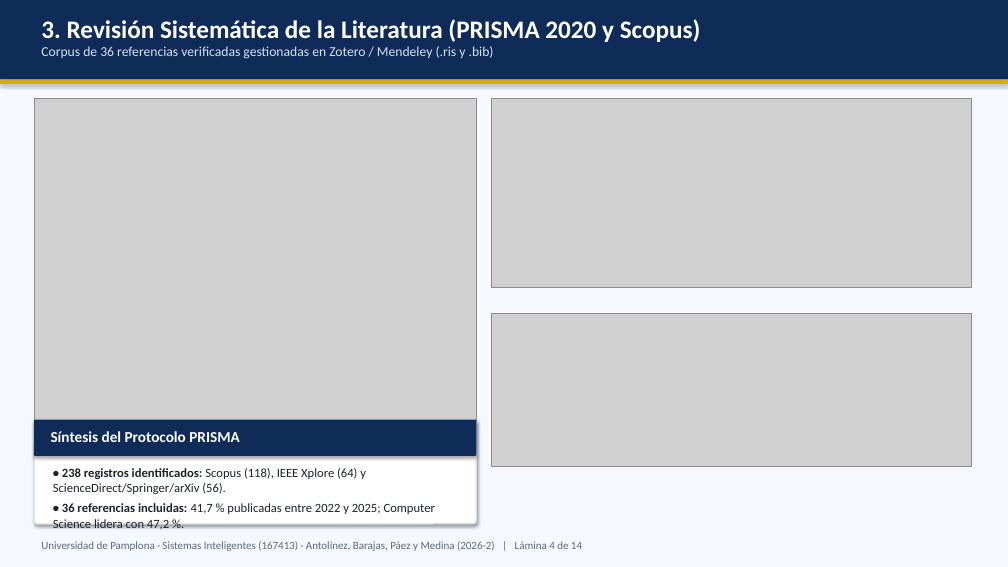
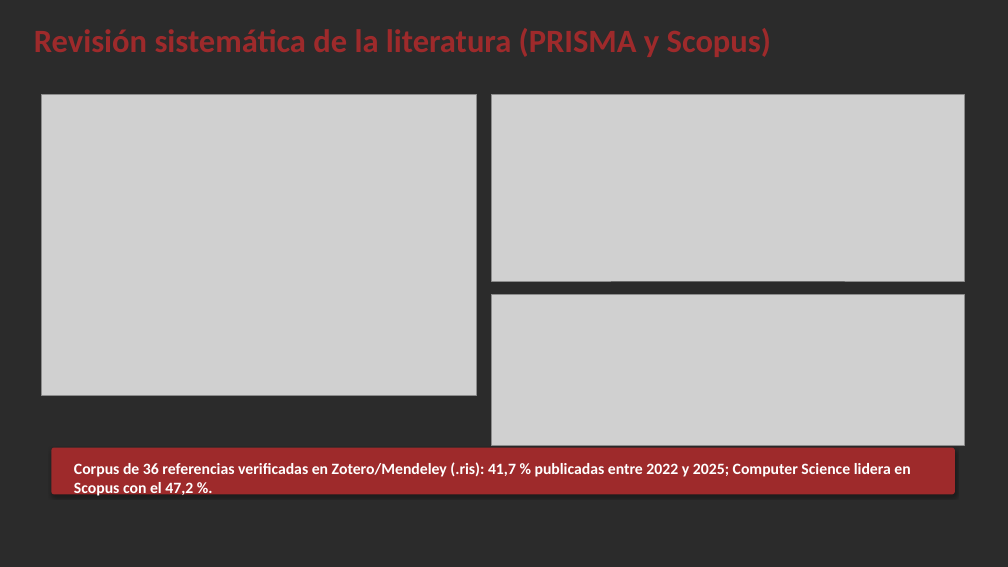
Before and after one commit to The1Poi/demanda-la-parada, a slide deck: slide 4 of entregables_defensa/02_Presentacion_Defensa/Presentacion_Defensa_Demanda_La_Parada.pptx. Drawn at 1008x567 pixels with LibreOffice and Linux fonts; fonts in the diff are those of the drawing; grey boxes stand for pictures; background and template pictures are left out; a plain dark background stands for a picture behind light text. Boxes give left, top, right and bottom in pixels: in the first picture for what was removed or moved away, otherwise in the second. Text is boxed around its words. In the diff, an @@ line names an element or a change of style, - is before the commit and + after.

Commit message:
fix(entregables): Resumen/Abstract en 1 columna antes de Introduccion y plantilla oficial Unipamplona en PPTX

```diff
--- a/entregables_defensa/02_Presentacion_Defensa/Presentacion_Defensa_Demanda_La_Parada.pptx
+++ b/entregables_defensa/02_Presentacion_Defensa/Presentacion_Defensa_Demanda_La_Parada.pptx
@@ background #FFFFFF to picture (left out) @@
@@ rectangle removed at box(0, 0, 1008, 567) @@
@@ rectangle removed at box(0, 0, 1008, 79) @@
@@ text at box(34, 28, 771, 57): text changed; size 13 to 31 pt; text colour #D2E1F5 to #9E2A2B; bold on @@
-3. Revisión Sistemática de la Literatura (PRISMA 2020 y Scopus)
-Corpus de 36 referencias verificadas gestionadas en Zotero / Mendeley (.ris y .bib)
+Revisión sistemática de la literatura (PRISMA y Scopus)
@@ rectangle removed at box(0, 79, 1008, 84) @@
@@ picture: place and size @@
-picture at box(34, 98, 476, 439)
+picture at box(42, 95, 476, 395)
@@ picture: place and size @@
-picture at box(492, 98, 972, 288)
+picture at box(492, 95, 964, 281)
@@ picture: place and size @@
-picture at box(492, 314, 972, 467)
+picture at box(492, 295, 964, 446)
@@ rounded rectangle removed at box(34, 420, 476, 524) @@
@@ rounded rectangle removed at box(34, 420, 476, 456) @@
@@ text removed at box(51, 431, 240, 442) @@
-Síntesis del Protocolo PRISMA
@@ rounded rectangle added at box(51, 448, 955, 495), fill #9E2A2B @@
@@ text at box(74, 462, 910, 497): text changed; size 12 to 15 pt; text colour #1C232D to #FFFFFF; bold on @@
-• 238 registros identificados: Scopus (118), IEEE Xplore (64) y ScienceDirect/Springer/arXiv (56).
-• 36 referencias incluidas: 41,7 % publicadas entre 2022 y 2025; Computer Science lidera con 47,2 %.
+Corpus de 36 referencias verificadas en Zotero/Mendeley (.ris): 41,7 % publicadas entre 2022 y 2025; Computer Science lidera en Scopus con el 47,2 %.
@@ text removed at box(41, 541, 582, 551) @@
-Universidad de Pamplona · Sistemas Inteligentes (167413) · Antolínez, Barajas, Páez y Medina (2026-2) | Lámina 4 de 14
```
Also in this commit, not shown: 5 other slides changed, 9 slides added, 8 slides removed, 6 other files.
